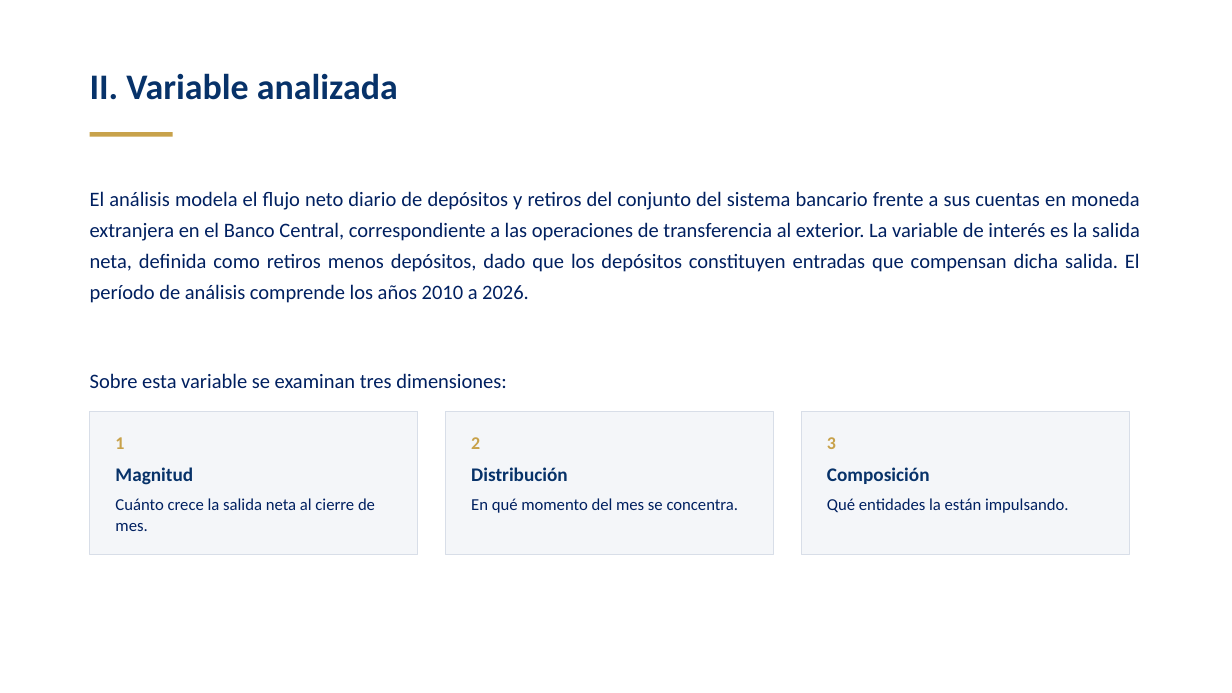
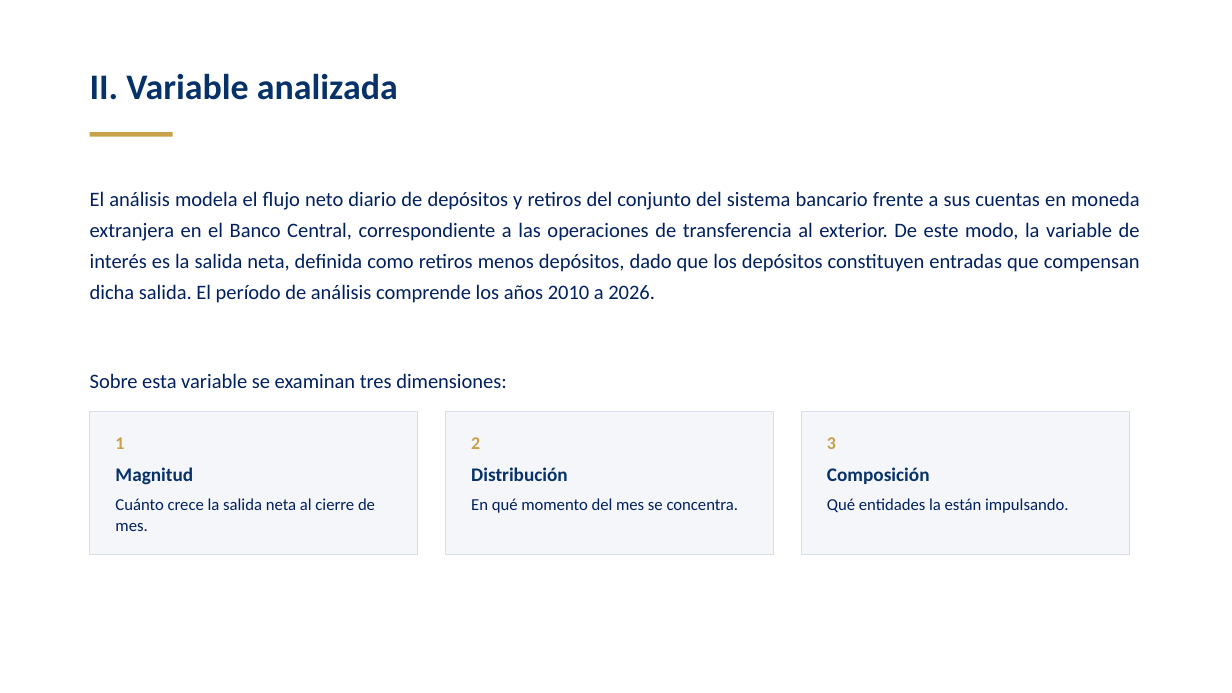
Before and after one commit to Diego2141/Sistema-Inteligente, a slide deck: slide 3 of Requerimientos_de_Liquidez.pptx. Drawn at 1232x693 pixels with LibreOffice and Linux fonts; fonts in the diff are those of the drawing. Boxes give left, top, right and bottom in pixels: in the first picture for what was removed or moved away, otherwise in the second. Text is boxed around its words. In the diff, an @@ line names an element or a change of style, - is before the commit and + after.

```diff
--- a/Requerimientos_de_Liquidez.pptx
+++ b/Requerimientos_de_Liquidez.pptx
@@ text at [90,191,1140,303]: text changed @@
-El análisis modela el flujo neto diario de depósitos y retiros del conjunto del sistema bancario frente a sus cuentas en moneda extranjera en el Banco Central, correspondiente a las operaciones de transferencia al exterior. La variable de interés es la salida neta, definida como retiros menos depósitos, dado que los depósitos constituyen entradas que compensan dicha salida. El período de análisis comprende los años 2010 a 2026.
+El análisis modela el flujo neto diario de depósitos y retiros del conjunto del sistema bancario frente a sus cuentas en moneda extranjera en el Banco Central, correspondiente a las operaciones de transferencia al exterior. De este modo, la variable de interés es la salida neta, definida como retiros menos depósitos, dado que los depósitos constituyen entradas que compensan dicha salida. El período de análisis comprende los años 2010 a 2026.
```
Also in this commit, not shown: 6 other slides changed, 3 slides added.
